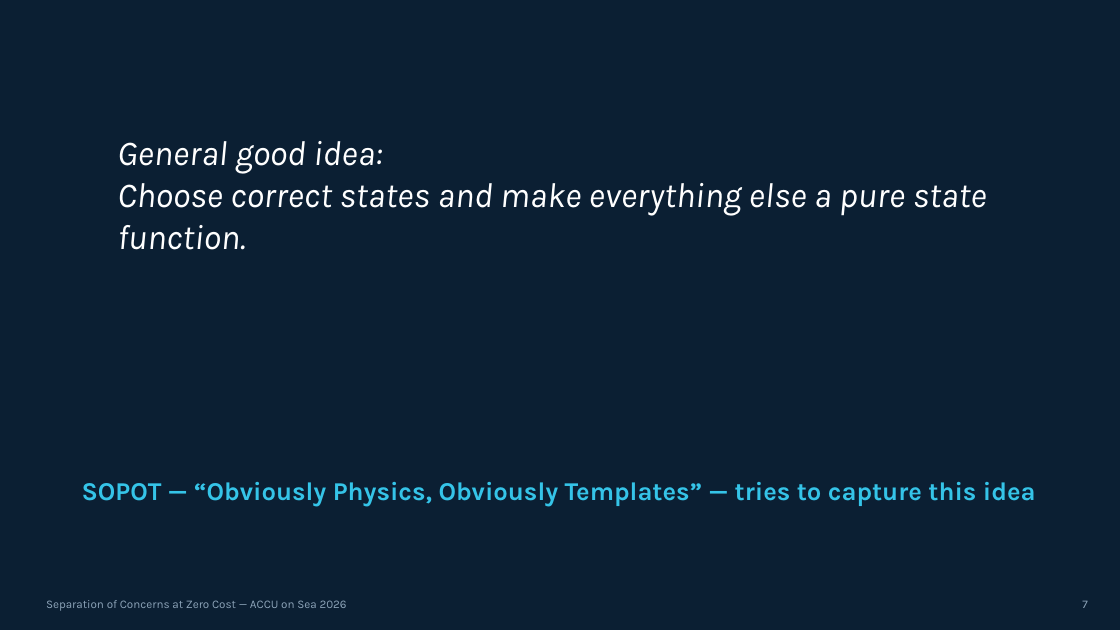
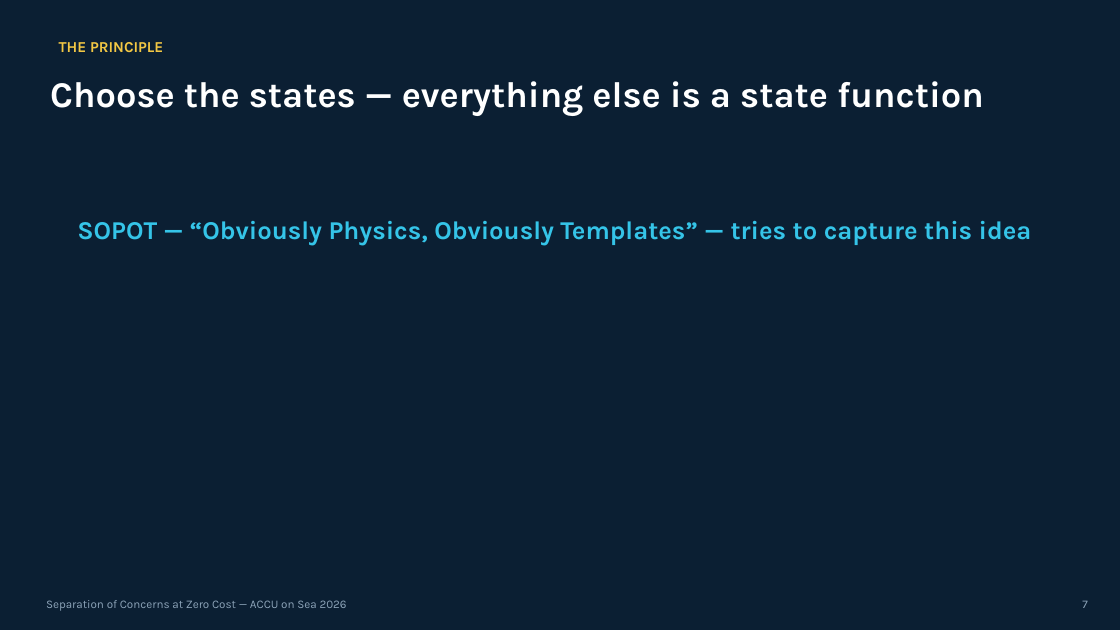
Before and after one commit to jedrzejmichalczyk/accu-on-sea-2026-modular-physics, a slide deck: slide 7 of slides/ACCU-Separation-of-Concerns-at-Zero-Cost.pptx. Drawn at 1120x630 pixels with LibreOffice and Linux fonts; fonts in the diff are those of the drawing. Boxes give left, top, right and bottom in pixels: in the first picture for what was removed or moved away, otherwise in the second. Text is boxed around its words. In the diff, an @@ line names an element or a change of style, - is before the commit and + after.

```diff
--- a/slides/ACCU-Separation-of-Concerns-at-Zero-Cost.pptx
+++ b/slides/ACCU-Separation-of-Concerns-at-Zero-Cost.pptx
@@ text added at box(59, 42, 163, 52), 13 pt, text #F2C744, bold @@
+THE PRINCIPLE
@@ text at box(50, 81, 984, 116): text changed; size 30 to 31 pt; bold on; italic off @@
-General good idea:
-Choose correct states and make everything else a pure state function.
+Choose the states — everything else is a state function
@@ text "SOPOT — “Obviously Physics, Obviously ...": place and size @@
-text "SOPOT — “Obviously Physics, Obviously ..." at box(82, 482, 1036, 506)
+text "SOPOT — “Obviously Physics, Obviously ..." at box(77, 221, 1032, 245)
```
Also in this commit, not shown: 3 other slides changed, 1 slide added, 1 slide removed, 1 other file.
